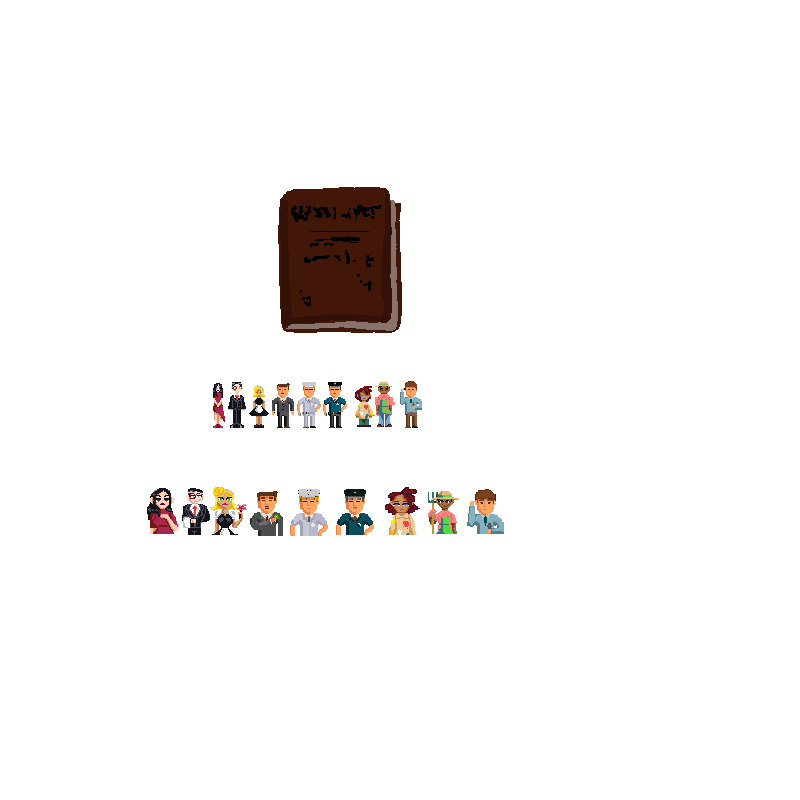
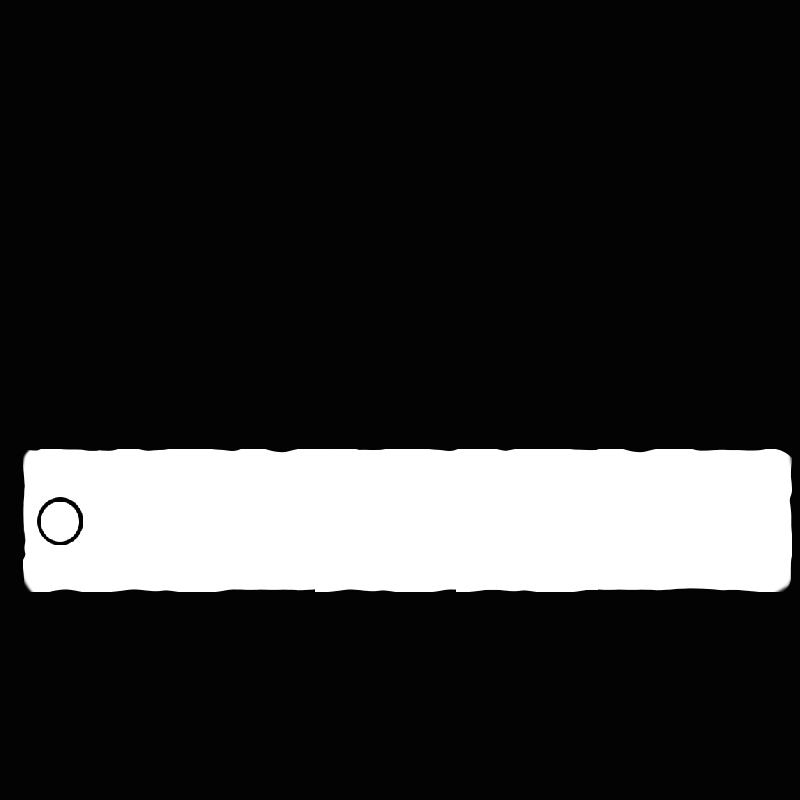
Layer changes from the first 800x800 image to the second:
added layer "Layer 13 copy" in group "misc" over [23,449,792,592]
hid "Layer 8" over [270,182,409,342]
hid group "full bodies" (15 layers) over [213,381,422,428]
moved "[RAW] nathan full body" into group "full bodies" over [400,381,422,428]
hid group "portraits" (9 layers) over [147,487,504,536]
moved "[RAW] nathan portrait" into group "portraits" over [467,489,504,534]
showed "Layer 9" over [0,0,800,800]
